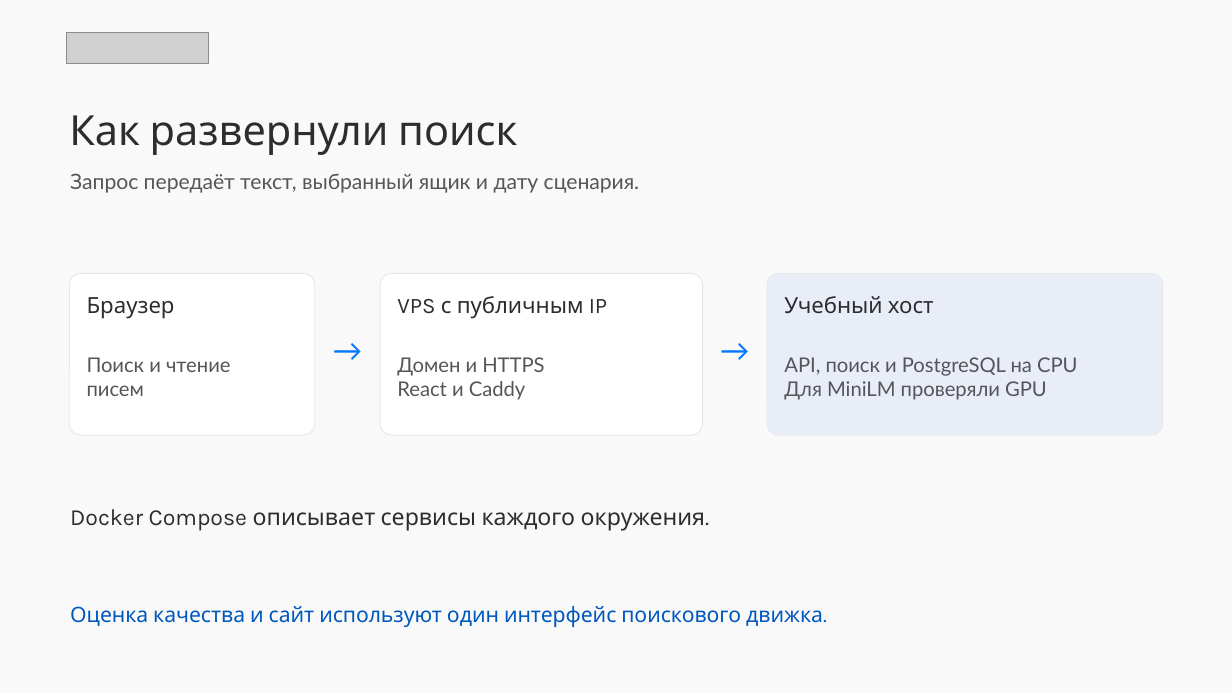
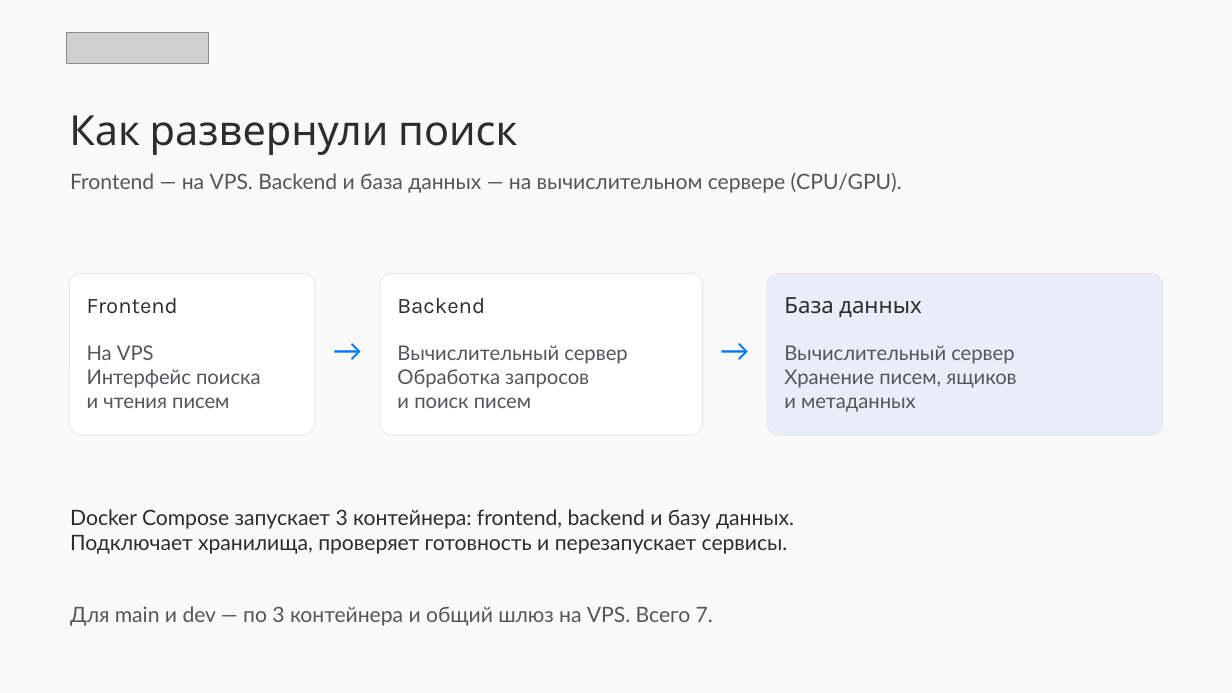
Before and after one commit to GalimovKI/pentada-astr, a slide deck: slide 22 of SmartMail — Mail.pptx. Drawn at 1232x693 pixels with LibreOffice and Linux fonts; fonts in the diff are those of the drawing; grey boxes stand for pictures. Boxes give left, top, right and bottom in pixels: in the first picture for what was removed or moved away, otherwise in the second. Text is boxed around its words. In the diff, an @@ line names an element or a change of style, - is before the commit and + after.

```diff
--- a/SmartMail — Mail.pptx
+++ b/SmartMail — Mail.pptx
@@ text at [70,173,902,193]: text changed @@
-Запрос передаёт текст, выбранный ящик и дату сценария.
+Frontend — на VPS. Backend и база данных — на вычислительном сервере (CPU/GPU).
@@ text at [87,298,178,314]: text changed @@
-Браузер
+Frontend
@@ text at [397,298,485,314]: text changed @@
-VPS с публичным IP
+Backend
@@ text at [784,297,922,317]: text changed @@
-Учебный хост
+База данных
@@ text at [87,345,261,408]: text changed @@
-Поиск и чтение
-писем
+На VPS
+Интерфейс поиска
+и чтения писем
@@ text at [397,345,627,408]: text changed @@
-Домен и HTTPS
-React и Caddy
+Вычислительный сервер
+Обработка запросов
+и поиск писем
@@ text at [784,345,1016,412]: text changed @@
-API, поиск и PostgreSQL на CPU
-Для MiniLM проверяли GPU
+Вычислительный сервер
+Хранение писем, ящиков
+и метаданных
@@ text at [70,509,794,554]: text changed; size 18 to 16.5 pt; font Karla to Lato @@
-Docker Compose описывает сервисы каждого окружения.
+Docker Compose запускает 3 контейнера: frontend, backend и базу данных.
+Подключает хранилища, проверяет готовность и перезапускает сервисы.
@@ text at [70,606,713,626]: text changed; font Karla to Lato; text colour #0057BD to #54565A @@
-Оценка качества и сайт используют один интерфейс поискового движка.
+Для main и dev — по 3 контейнера и общий шлюз на VPS. Всего 7.
```
Also in this commit, not shown: 1 slide added, 1 slide removed, 1 other file.
